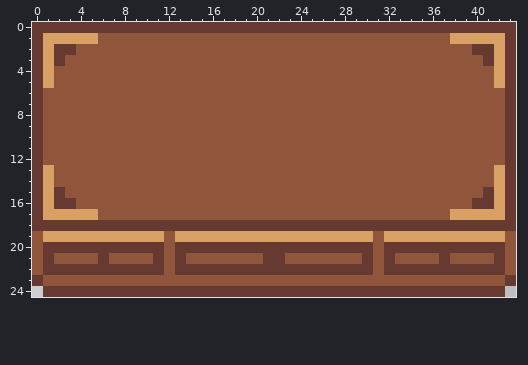
Edited in one commit: pixel-art sprite (Assets/Assets/TileSet/interior assets/desk.png). Above is the file before it was changed.
The file is 44x25 pixels.
Once edited:
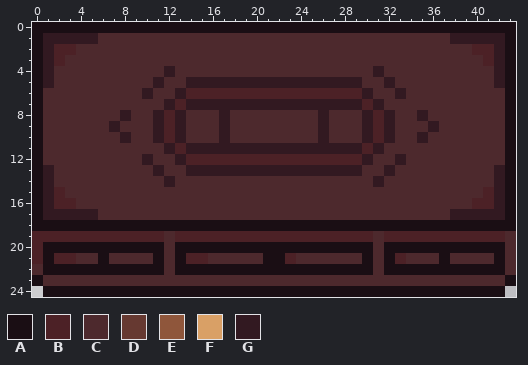
Palette (. is transparent): A #1a0e14  B #4c2126  C #4d292d  D #663931  E #8f563b  F #d9a066  G #321921
The exact change:
Changed rows in their new state; - is an unchanged pixel.
first column x 0:
 0 AAAAAAAAAAAAAAAAAAAAAAAAAAAAAAAAAAAAAAAAAAAA
 1 AGGGGGCCCCCCCCCCCCCCCCCCCCCCCCCCCCCCCCGGGGGA
 2 AGBBCCCCCCCCCCCCCCCCCCCCCCCCCCCCCCCCCCCCBBGA
 3 AGBCCCCCCCCCCCCCCCCCCCCCCCCCCCCCCCCCCCCCCBGA
 4 AGCCCCCCCCCCGCCCCCCCCCCCCCCCCCCGCCCCCCCCCCGA
 5 AGCCCCCCCCCGCCGGGGGGGGGGGGGGGGCCGCCCCCCCCCGA
 6 ACCCCCCCCCGCCGBBBBBBBBBBBBBBBBGCCGCCCCCCCCCA
 7 ACCCCCCCCCCCGBGGGGGGGGGGGGGGGGBGCCCCCCCCCCCA
 8 ACCCCCCCGCCGBGCCCGCCCCCCCCGCCCGBGCCGCCCCCCCA
 9 ACCCCCCGCCCGBGCCCGCCCCCCCCGCCCGBGCCCGCCCCCCA
10 ACCCCCCCGCCGBGCCCGCCCCCCCCGCCCGBGCCGCCCCCCCA
11 ACCCCCCCCCCCGBGGGGGGGGGGGGGGGGBGCCCCCCCCCCCA
12 ACCCCCCCCCGCCGBBBBBBBBBBBBBBBBGCCGCCCCCCCCCA
13 AGCCCCCCCCCGCCGGGGGGGGGGGGGGGGCCGCCCCCCCCCGA
14 AGCCCCCCCCCCGCCCCCCCCCCCCCCCCCCGCCCCCCCCCCGA
15 AGBCCCCCCCCCCCCCCCCCCCCCCCCCCCCCCCCCCCCCCBGA
16 AGBBCCCCCCCCCCCCCCCCCCCCCCCCCCCCCCCCCCCCBBGA
17 AGGGGGCCCCCCCCCCCCCCCCCCCCCCCCCCCCCCCCGGGGGA
18 AAAAAAAAAAAAAAAAAAAAAAAAAAAAAAAAAAAAAAAAAAAA
19 BBBBBBBBBBBBCBBBBBBBBBBBBBBBBBBCBBBBBBBBBBBC
20 BAAAAAAAAAAACAAAAAAAAAAAAAAAAAACAAAAAAAAAAAC
21 BABBCCACCCCACABBCCCCCAABCCCCCCACABCCCACCCCAC
22 CAAAAAAAAAAACAAAAAAAAAAAAAAAAAACAAAAAAAAAAAC
23 ACCCCCCCCCCCCCCCCCCCCCCCCCCCCCCCCCCCCCCCCCCA
24 -AAAAAAAAAAAAAAAAAAAAAAAAAAAAAAAAAAAAAAAAAA-
